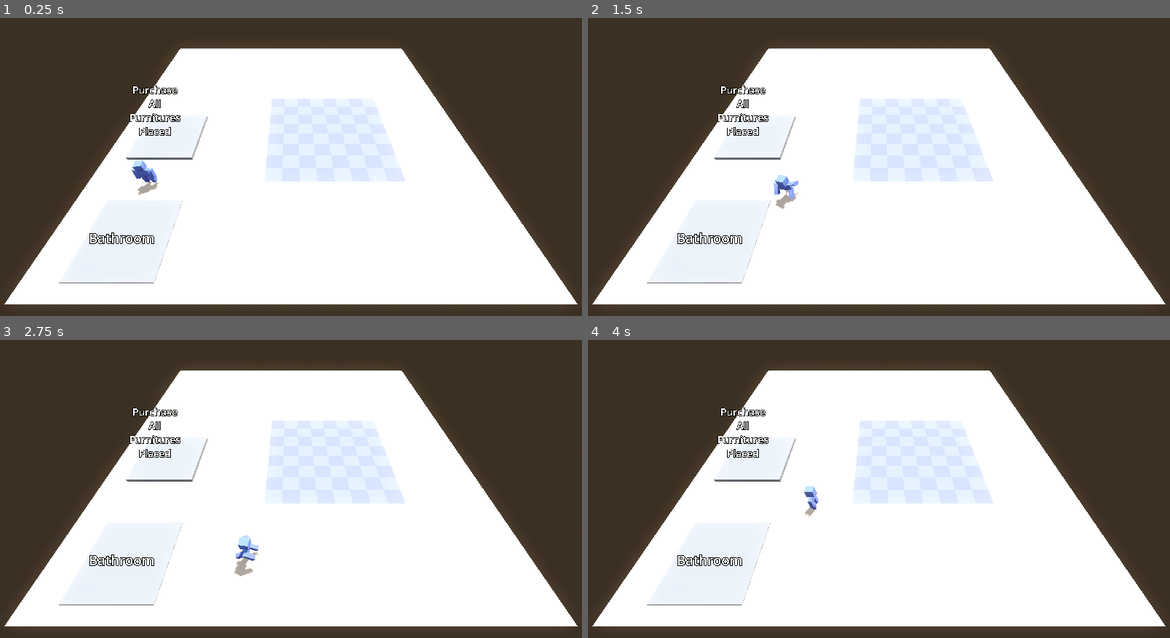
Above: before the commit, frames 1-4 (two rows, left to right).
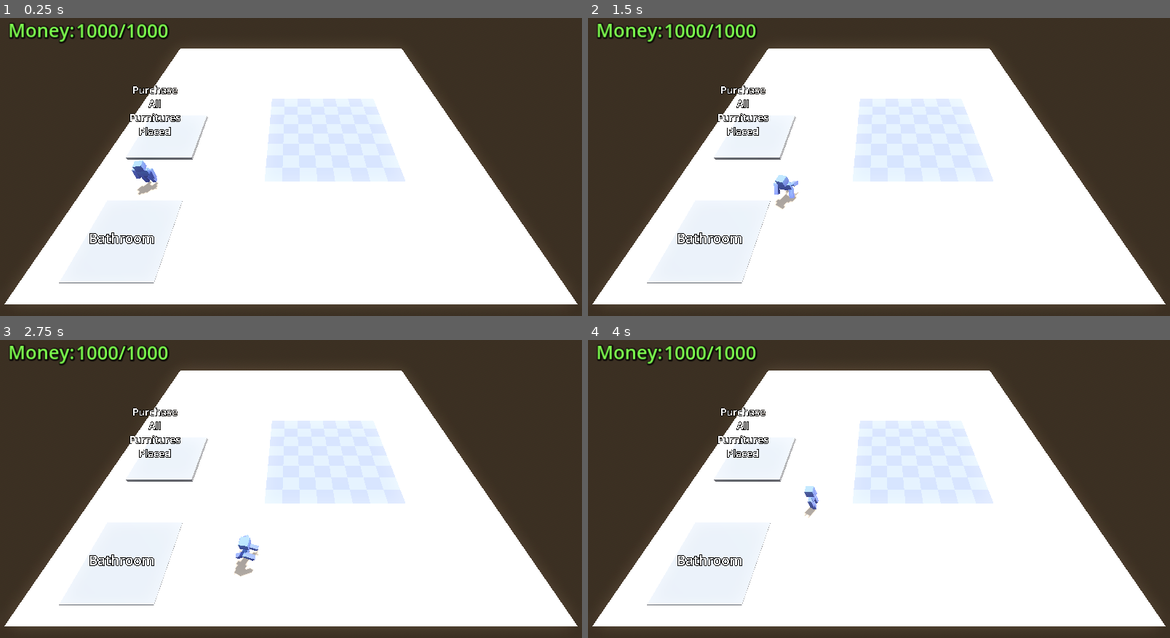
Above: after the commit, the same moments.

Repository: CamComDuck/HotelPrototype
Game: Godot game, scene res://room_builder/room_builder.tscn
The game is run twice, just before and just after one commit, with the same random seed, the same clock (stepped at 60 frames per second) and the same inputs. Sound files missing from this copy of the repository are replaced by a short silence.
Inputs:
- Up to frame 1 (0.25 s): no input
- Up to frame 2 (1.5 s): hold D (move_right) 0.53-1.28 s; tap E (interact_primary) at 0.6 s; hold S (move_back) from 1.28 s (still down); tap R (interact_secondary) at 1.35 s
- Up to frame 3 (2.75 s): release S (move_back) at 2.03 s; hold D (move_right) from 2.03 s (still down); tap E (interact_primary) at 2.1 s
- Up to frame 4 (4 s): release D (move_right) at 2.78 s; hold W (move_forward) 2.78-3.53 s; tap R (interact_secondary) at 2.85 s; hold A (move_left) from 3.53 s (still down); tap E (interact_primary) at 3.6 s

The runs differ from the first frame. In frame 1, 1.0% of the frame differs, in the area x 1-30%, y 1-9%; in frame 2, 1.0%; in frame 3, 1.0%; in frame 4, 1.0%.

Commit message:
HUD
Got a basic hud to tell the money

Diff:
--- /dev/null
+++ b/project/room_builder/canvas_layer.gd
@@ -0,0 +1,7 @@
+extends CanvasLayer
+@onready var label: Label  = $Control/Label
+@onready var player: CharacterBody3D = $"../Character"
+@onready var scene: Node3D = $".."
+
+func _process(delta: float) -> void:
+	label.text = str(scene.money) + "/" + str(scene.money)
--- a/project/room_builder/room_builder.tscn
+++ b/project/room_builder/room_builder.tscn
@@ -11,6 +11,7 @@
 [ext_resource type="AudioStream" uid="uid://dpn41ia4c0xjh" path="res://music/Casual - Store (Loop_01).wav" id="8_edarg"]
 [ext_resource type="AudioStream" uid="uid://c2dix1qes0vmp" path="res://sounds/purchase/coins.wav" id="8_o6cl5"]
 [ext_resource type="PackedScene" uid="uid://dpvgdt2vvt7el" path="res://room_builder/tile.tscn" id="10_l3nbf"]
+[ext_resource type="Script" path="res://room_builder/canvas_layer.gd" id="12_q7w28"]
 
 [sub_resource type="ProceduralSkyMaterial" id="ProceduralSkyMaterial_2odo8"]
 sky_horizon_color = Color(0.64625, 0.65575, 0.67075, 1)
@@ -39,6 +40,12 @@
 
 [sub_resource type="BoxShape3D" id="BoxShape3D_7xc80"]
 size = Vector3(20, 0.5, 20)
+
+[sub_resource type="LabelSettings" id="LabelSettings_i1smr"]
+font_size = 41
+font_color = Color(0.498039, 1, 0.309804, 1)
+shadow_size = 11
+shadow_color = Color(0, 0, 0, 0.764706)
 
 [node name="RoomBuilder" type="Node3D" node_paths=PackedStringArray("all_tiles")]
 script = ExtResource("1_rgx25")
@@ -196,6 +203,35 @@
 [node name="Tile8" parent="Tiles" instance=ExtResource("10_l3nbf")]
 transform = Transform3D(1, 0, 0, 0, 1, 0, 0, 0, 1, 30, 0.675, 10)
 
+[node name="CanvasLayer" type="CanvasLayer" parent="."]
+script = ExtResource("12_q7w28")
+
+[node name="Control" type="Control" parent="CanvasLayer"]
+layout_mode = 3
+anchors_preset = 15
+anchor_right = 1.0
+anchor_bottom = 1.0
+grow_horizontal = 2
+grow_vertical = 2
+
+[node name="Label" type="Label" parent="CanvasLayer/Control"]
+layout_mode = 0
+offset_left = 167.0
+offset_top = 7.0
+offset_right = 400.0
+offset_bottom = 64.0
+text = "Money: "
+label_settings = SubResource("LabelSettings_i1smr")
+
+[node name="Label2" type="Label" parent="CanvasLayer/Control"]
+layout_mode = 0
+offset_left = 18.0
+offset_top = 6.0
+offset_right = 251.0
+offset_bottom = 63.0
+text = "Money: "
+label_settings = SubResource("LabelSettings_i1smr")
+
 [connection signal="deleting_furniture" from="Character" to="." method="_on_character_deleting_furniture"]
 [connection signal="furniture_placed" from="Character" to="." method="_on_character_furniture_placed"]
 [connection signal="body_entered" from="PurchaseBathroom" to="." method="_on_purchase_square_body_entered"]
Not shown, added: project/Sound Effects/cashier-quotka-chingquot-sound-effect-129698.mp3.import
Not shown, added: project/Sound Effects/money-pickup-2-89563.mp3.import
Not shown, added: project/Sound Effects/snap-274138.mp3.import
Not shown, added: project/Sound Effects/thud2-47105.mp3.import
Not shown, added: project/Sound Effects/thump-close-101799.mp3.import
Not shown: 1 places in project/room_builder/room_builder.tscn that only renumber resources
Not shown, added: desktop.ini
Not shown, added: project/Sound Effects/cashier-quotka-chingquot-sound-effect-129698.mp3
Not shown, added: project/Sound Effects/money-pickup-2-89563.mp3
Not shown, added: project/Sound Effects/snap-274138.mp3
Not shown, added: project/Sound Effects/thud2-47105.mp3
Not shown, added: project/Sound Effects/thump-close-101799.mp3
